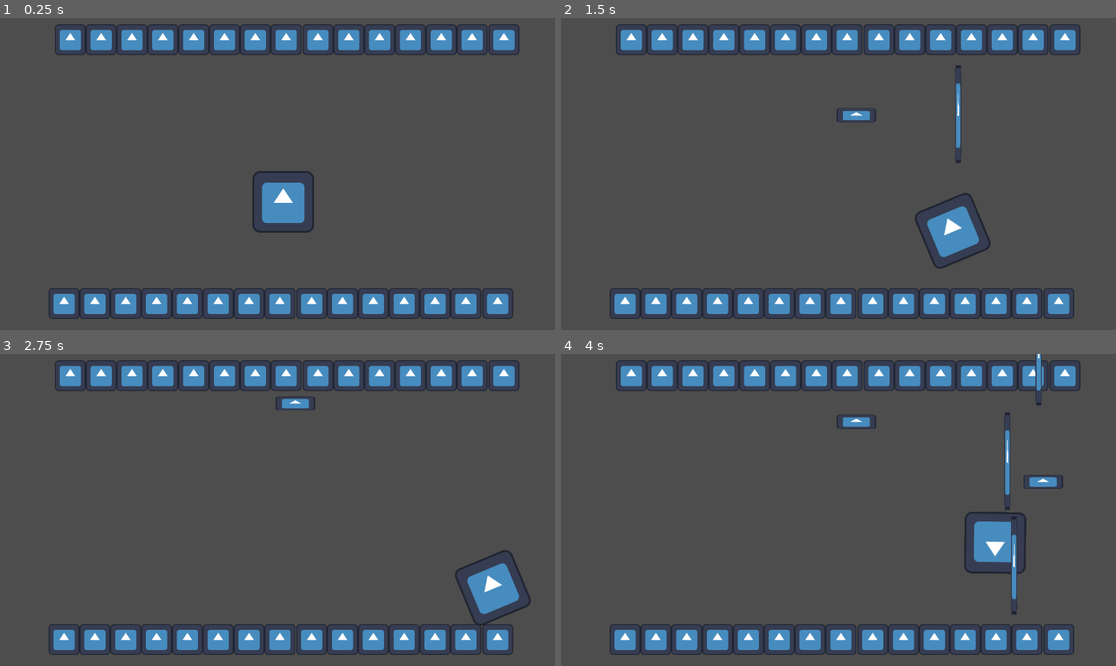
Above: before the commit, frames 1-4 (two rows, left to right).
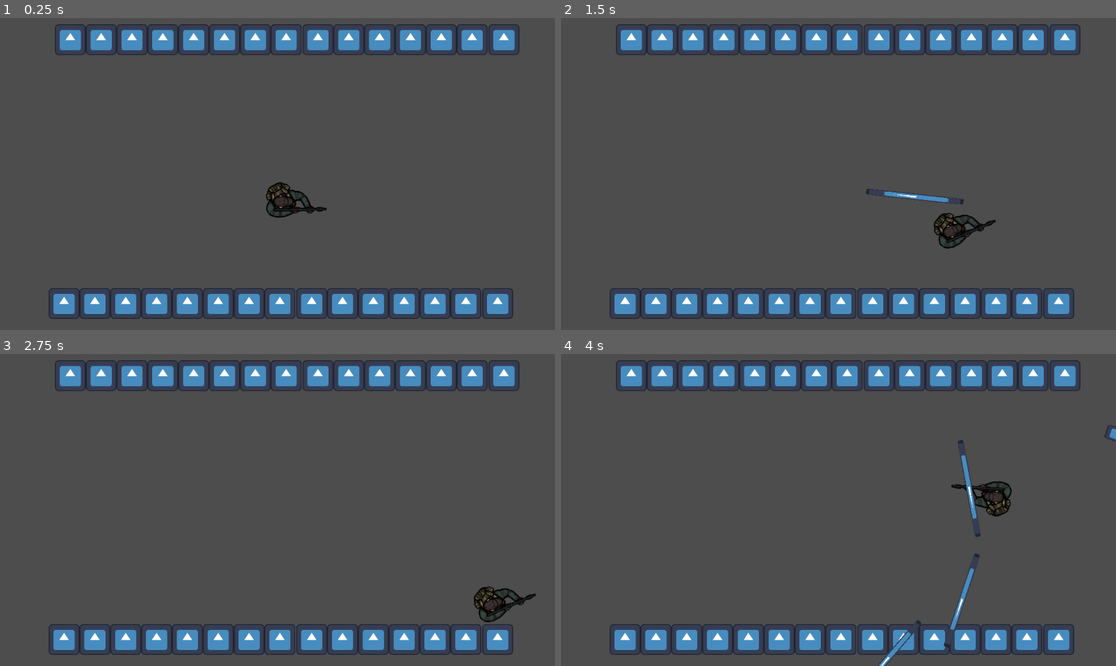
Above: after the commit, the same moments.

Repository: zergreen/godot-projectile
Game: Godot game, scene res://scenes/levels/level.tscn
Same seed, same stepped clock (60 frames per second), same inputs: the game is played once before the commit and once after it. The engine's default icon, where the game draws it, is replaced by a stand-in: a white triangle on a blue panel in a dark square.
Inputs (mouse positions are in pixels of both pictures, inside the frame that each line leads up to):
- Up to frame 1 (0.25 s): no input
- Up to frame 2 (1.5 s): tap Enter at 0.5 s; move the mouse to (960, 158) at 0.52 s; hold Right (ui_right) 0.53-1.28 s; tap Q (secondary key) at 0.6 s; move the mouse to (727, 189) at 1.27 s; hold Down (ui_down) from 1.28 s (still down); tap Space (primary key) at 1.35 s
- Up to frame 3 (2.75 s): tap Q (secondary key) at 1.55, 2.1 s; move the mouse to (333, 441) at 2.02 s; release Down (ui_down) at 2.03 s; hold Right (ui_right) from 2.03 s (still down)
- Up to frame 4 (4 s): move the mouse to (810, 572) at 2.77 s; release Right (ui_right) at 2.78 s; hold Up (ui_up) 2.78-3.53 s; tap Q (secondary key) at 2.85, 3.8 s; move the mouse to (1005, 556) at 3.52 s; hold Left (ui_left) from 3.53 s (still down); hold Space (primary key) from 3.53 s (still down)

The runs differ from the first frame. In frame 1, 1.4% of the frame differs, in the area x 45-59%, y 48-69%; in frame 2, 2.0%; in frame 3, 1.7%; in frame 4, 3.3%, in the area x 49-100%, y 0-100%.

Commit message:
mouse direction

Diff:
--- a/project.godot
+++ b/project.godot
@@ -37,6 +37,10 @@
 , Object(InputEventMouseButton,"resource_local_to_scene":false,"resource_name":"","device":-1,"window_id":0,"alt_presse …(244 unchanged characters)…
 ]
 }
+view={
+"deadzone": 0.5,
+"events": []
+}
 
 [rendering]
 
--- a/scenes/levels/level.gd
+++ b/scenes/levels/level.gd
@@ -3,18 +3,21 @@
 var laser_scene: PackedScene = preload("res://scenes/projectiles/laser.tscn")
 var boomb_scene: PackedScene = preload("res://scenes/projectiles/boomb.tscn")
 
-func _on_player_laser_sig():
+func _on_player_laser_sig(pos, direction):
 #	print('graphic to shoot laser')
-	var laser = laser_scene.instantiate()
+	var laser = laser_scene.instantiate() as Area2D
 #	add_child(laser)
-	laser.position = Global.global_position
+	laser.position = pos
+#	laser.linear_velocity = direction * 100
+	laser.rotation_degrees = rad_to_deg(direction.angle()) + 90
+	laser.direction = direction
 	$Projectiles.add_child(laser)
 #	print(Global.global_position)
 #	print(laser.position)
 
 
-func _on_player_bomb_sig(pos):
-	var boomb = boomb_scene.instantiate()
+func _on_player_bomb_sig(pos, direction):
+	var boomb = boomb_scene.instantiate() as RigidBody2D
 	boomb.position = pos
-	boomb.linear_velocity = Vector2.UP * 100
+	boomb.linear_velocity = direction * boomb.speed
 	$Projectiles.add_child(boomb)
--- a/scenes/players/player.gd
+++ b/scenes/players/player.gd
@@ -6,8 +6,8 @@
 var can_shoot: bool = true
 var can_grenade: bool = true
 
-signal laser_sig
-signal bomb_sig(pos)
+signal laser_sig(pos, direction)
+signal bomb_sig(pos, direction)
 
 func _ready():
 	pass
@@ -16,6 +16,7 @@
 
 	move()
 
+	var player_direction = (get_global_mouse_position() - position).normalized()
 	if Input.is_action_pressed("primary key") and can_shoot:
 		# update global position when click attack
 #		Global.global_position = %Player.position
@@ -26,9 +27,10 @@
 #		print(mark_point)
 		var mark_rand = mark_point[randi() % mark_point.size()]
 #		print(mark_rand)
-		Global.global_position = mark_rand.global_position
+#		Global.global_position = mark_rand.global_position
+		var pos = mark_rand.global_position
 #		print(mark_rand.global_position)
-		laser_sig.emit()
+		laser_sig.emit(pos, player_direction)
 #		print('shoot')
 
 	if Input.is_action_just_pressed("secondary key") and can_grenade:
@@ -36,7 +38,7 @@
 		can_grenade = false
 		$GrenadeTimer.start()
 		var pos = $MarkerLaserPostion.get_children()[0].global_position
-		bomb_sig.emit(pos)
+		bomb_sig.emit(pos, player_direction)
 
 		# rotate
 		look_at(get_global_mouse_position())
--- a/scenes/players/player.tscn
+++ b/scenes/players/player.tscn
@@ -1,10 +1,10 @@
 [gd_scene load_steps=4 format=3 uid="uid://cj0qr7uolwmxn"]
 
 [ext_resource type="Script" path="res://scenes/players/player.gd" id="1_020tj"]
-[ext_resource type="Texture2D" uid="uid://csofp31tjc263" path="res://icon.svg" id="2_vq6nr"]
+[ext_resource type="Texture2D" uid="uid://5o3tuf8gicvt" path="res://scenes/survivor-idle_shotgun_0.png" id="2_gfg1u"]
 
-[sub_resource type="RectangleShape2D" id="RectangleShape2D_glam5"]
-size = Vector2(115, 119)
+[sub_resource type="CircleShape2D" id="CircleShape2D_d2xxb"]
+radius = 42.5029
 
 [node name="Player" type="CharacterBody2D"]
 position = Vector2(2.08165e-12, 2.08165e-12)
@@ -12,11 +12,10 @@
 
 [node name="CollisionShape2D" type="CollisionShape2D" parent="."]
 position = Vector2(0.5, 0.5)
-shape = SubResource("RectangleShape2D_glam5")
+shape = SubResource("CircleShape2D_d2xxb")
 
 [node name="Icon" type="Sprite2D" parent="."]
 position = Vector2(2.08165e-12, 2.08165e-12)
-texture = ExtResource("2_vq6nr")
 
 [node name="Timer" type="Timer" parent="."]
 wait_time = 0.2
@@ -25,15 +24,20 @@
 wait_time = 2.0
 
 [node name="MarkerLaserPostion" type="Node2D" parent="."]
-position = Vector2(0, -97)
+position = Vector2(88, 14)
 
 [node name="M1" type="Marker2D" parent="MarkerLaserPostion"]
 
 [node name="M2" type="Marker2D" parent="MarkerLaserPostion"]
-position = Vector2(39, 33)
+position = Vector2(-30, -13)
 
 [node name="M3" type="Marker2D" parent="MarkerLaserPostion"]
-position = Vector2(-40, 34)
+position = Vector2(-31, 15)
+
+[node name="Survivor-idleShotgun0" type="Sprite2D" parent="."]
+position = Vector2(23, -9)
+scale = Vector2(0.490338, 0.490338)
+texture = ExtResource("2_gfg1u")
 
 [connection signal="timeout" from="Timer" to="." method="_on_timer_timeout"]
 [connection signal="timeout" from="GrenadeTimer" to="." method="_on_grenade_timer_timeout"]
--- /dev/null
+++ b/scenes/projectiles/boomb.gd
@@ -0,0 +1,3 @@
+extends RigidBody2D
+
+const speed: int = 750
--- a/scenes/projectiles/boomb.tscn
+++ b/scenes/projectiles/boomb.tscn
@@ -1,5 +1,6 @@
-[gd_scene load_steps=4 format=3 uid="uid://c2dlx164o1pmt"]
+[gd_scene load_steps=5 format=3 uid="uid://c2dlx164o1pmt"]
 
+[ext_resource type="Script" path="res://scenes/projectiles/boomb.gd" id="1_gubu1"]
 [ext_resource type="Texture2D" uid="uid://csofp31tjc263" path="res://icon.svg" id="1_sfi3t"]
 
 [sub_resource type="PhysicsMaterial" id="PhysicsMaterial_m5otb"]
@@ -14,11 +15,12 @@
 gravity_scale = 2.66454e-15
 linear_velocity = Vector2(100, 2.08165e-12)
 angular_damp = 1.6
+script = ExtResource("1_gubu1")
 
 [node name="CollisionShape2D" type="CollisionShape2D" parent="."]
 shape = SubResource("CircleShape2D_4fiyu")
 
 [node name="Icon" type="Sprite2D" parent="."]
-position = Vector2(2.38419e-07, 2.1684e-19)
-scale = Vector2(0.640625, 0.231)
+position = Vector2(2.38419e-06, 2.1684e-19)
+scale = Vector2(0.5, 0.231)
 texture = ExtResource("1_sfi3t")
Binary file added: scenes/survivor-idle_shotgun_0.png
Not shown, added: scenes/survivor-idle_shotgun_0.png.import
Binary file added: survivor-idle_shotgun_0.png
Not shown, added: survivor-idle_shotgun_0.png.import
